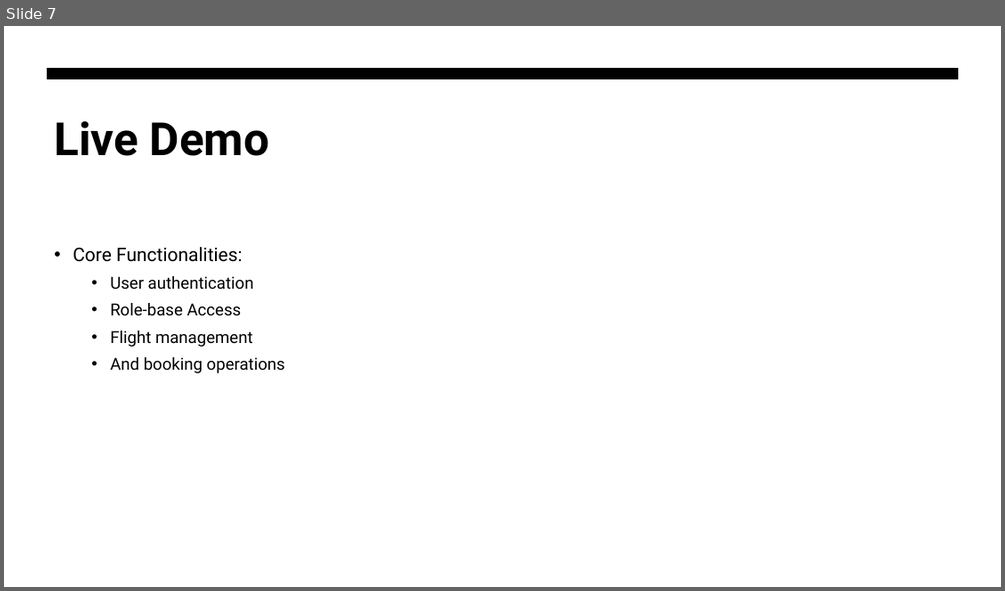
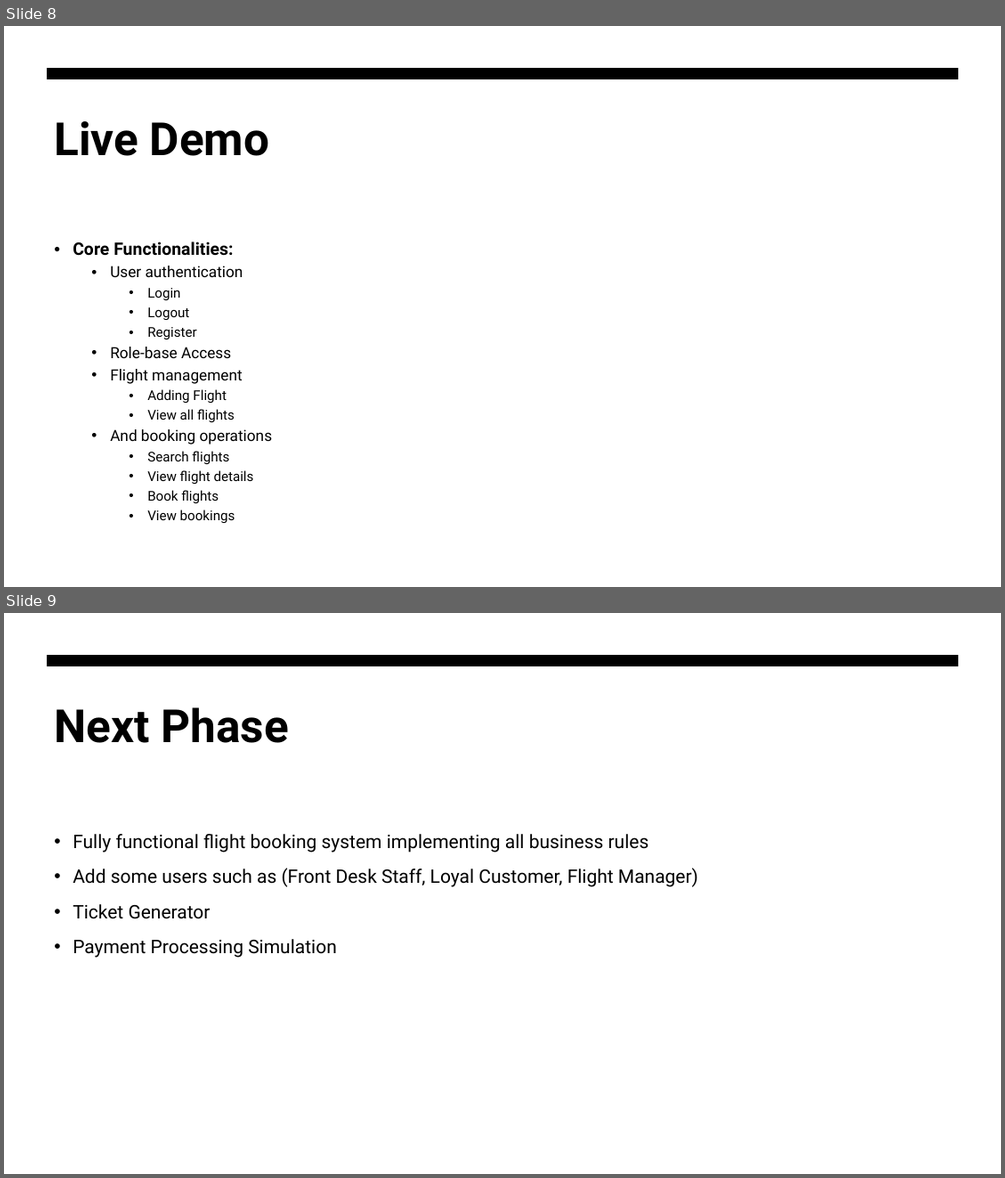
Before and after one commit to Ianieee36/ENSE706_Project, a slide deck: FBS_Presentation.pptx. Shown one above the other, each under a label of ours: slide 7 before the commit, slides 8 and 9 after it. The pictures are 1005x591 and 1005x1178 pixels, drawn with LibreOffice and Linux fonts; fonts in the diff are those of the drawing. Boxes give left, top, right and bottom in pixels: in the first picture for what was removed or moved away, otherwise in the second. Text is boxed around its words. In the diff, an @@ line names an element or a change of style, - is before the commit and + after.

```diff
--- a/FBS_Presentation.pptx
+++ b/FBS_Presentation.pptx
@@ slide 9 added at [4, 613, 1001, 1174], background #FFFFFF; not listed: 1 template element that a slide beside it also shows @@
@@ title added at [54, 707, 288, 743], 44 pt, text #000000, bold @@
+Next Phase
@@ text added at [73, 834, 698, 957], 18 pt, text #000000 @@
+• Fully functional flight booking system implementing all business rules
+• Add some users such as (Front Desk Staff, Loyal Customer, Flight Manager)
+• Ticket Generator
+• Payment Processing Simulation
@@ what was slide 7 is now slide 8 @@
@@ slide 8 changed as well @@
@@ text at [73, 241, 273, 444]: size 18 to 16.6 pt, bold on in "Core Functionalities:"; size 16 to 14.8 pt in "User authentication", "Role-base Access", "Flight management", "And booking operations"; line spacing 1.1 to 0.9 @@
@@ text at [147, 288, 196, 339]: paragraphs added @@
+    • Login
+    • Logout
+    • Register
@@ text at [147, 389, 235, 422]: paragraphs added @@
+    • Adding Flight
+    • View all flights
@@ text at [147, 451, 254, 523]: paragraphs added @@
+    • Search flights
+    • View flight details
+    • Book flights
+    • View bookings
```
Also in this commit, not shown: 3 other slides changed, 4 other slides added, 3 slides removed, 1 other file.
